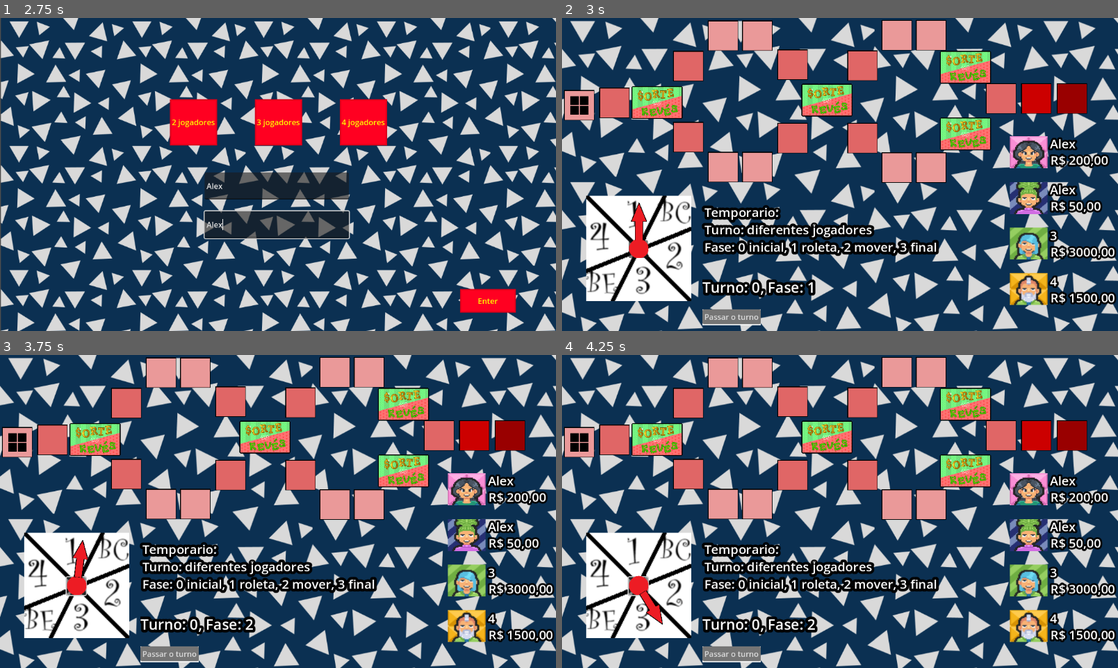
Above: before the commit, frames 1-4 (two rows, left to right).
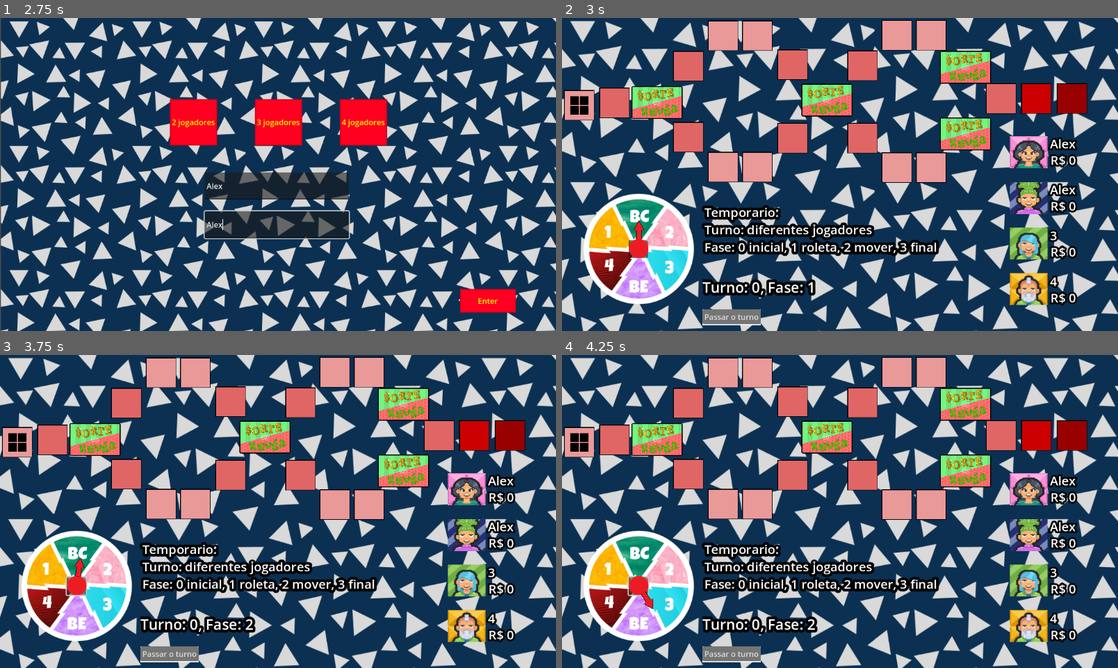
Above: after the commit, the same moments.

Repository: walo2/GameDev_ProjetoGeo
Game: Godot game, scene res://menu.tscn
Same seed, same stepped clock (60 frames per second), same inputs: the game is played once before the commit and once after it.
Inputs (mouse positions are in pixels of both pictures, inside the frame that each line leads up to):
- Up to frame 1 (2.75 s): click "INICIAR" at 0.5 s; click "2 jogadores" at 1.25 s; click (278, 187) at 2.02 s; type "Alex" at 2.1 s; click (278, 224) at 2.25 s; type "Alex" at 2.33 s
- Up to frame 2 (3 s): click "Enter" at 2.75 s
- Up to frame 3 (3.75 s): click (77, 586) at 3.52 s
- Up to frame 4 (4.25 s): no input

Frame 1 is identical in both runs. In frame 2, 6.2% of the frame differs, in the area x 3-100%, y 43-92%; in frame 3, 6.2%; in frame 4, 6.2%.

Commit message:
Correções no hud + organização dos Tiles em pasta

Diff:
--- a/Kapitalistik/MenuPlayers.gd
+++ b/Kapitalistik/MenuPlayers.gd
@@ -63,4 +63,4 @@
 
 
 func _on_enter_pressed():
-	get_tree().change_scene_to_file("res://tile_map.tscn")
+	get_tree().change_scene_to_file("res://Tiles/tile_map.tscn")
--- a/Kapitalistik/tile_basic.tscn
+++ b/Kapitalistik/Tiles/tile_basic.tscn
@@ -1,6 +1,6 @@
 [gd_scene load_steps=4 format=3 uid="uid://dymwkq732leqf"]
 
-[ext_resource type="Script" path="res://tile_basic.gd" id="1_i3ggq"]
+[ext_resource type="Script" path="res://Tiles/tile_basic.gd" id="1_i3ggq"]
 [ext_resource type="Material" uid="uid://dosn66orqwctd" path="res://outLine.tres" id="2_alpne"]
 
 [sub_resource type="RectangleShape2D" id="RectangleShape2D_kknlp"]
--- a/Kapitalistik/tile_map.tscn
+++ b/Kapitalistik/Tiles/tile_map.tscn
@@ -1,138 +1,138 @@
 [gd_scene load_steps=8 format=3 uid="uid://yh26grf534pi"]
 
-[ext_resource type="Script" path="res://tile_map.gd" id="1_ju23k"]
-[ext_resource type="PackedScene" uid="uid://dymwkq732leqf" path="res://tile_basic.tscn" id="2_ix8bo"]
-[ext_resource type="Script" path="res://TempPassTurn.gd" id="3_1mgao"]
-[ext_resource type="PackedScene" uid="uid://c6m3o6wg8xy8m" path="res://roleta.tscn" id="3_6dqb7"]
-[ext_resource type="PackedScene" uid="uid://4gf5qcq6dfva" path="res://hud.tscn" id="3_cv6os"]
-[ext_resource type="Texture2D" uid="uid://d1gst4cmw2dhq" path="res://Imgs/fundo.png" id="6_b3j5h"]
-[ext_resource type="PackedScene" uid="uid://canhksr8hack8" path="res://roleta2.tscn" id="6_ptkt8"]
+[ext_resource type="Script" path="res://Tiles/tile_map.gd" id="1_nj5ts"]
+[ext_resource type="PackedScene" uid="uid://dymwkq732leqf" path="res://Tiles/tile_basic.tscn" id="2_pbm8h"]
+[ext_resource type="PackedScene" uid="uid://4gf5qcq6dfva" path="res://hud.tscn" id="3_stf5x"]
+[ext_resource type="Script" path="res://TempPassTurn.gd" id="4_2uueb"]
+[ext_resource type="PackedScene" uid="uid://c6m3o6wg8xy8m" path="res://roleta.tscn" id="5_mdded"]
+[ext_resource type="PackedScene" uid="uid://canhksr8hack8" path="res://roleta2.tscn" id="6_537qa"]
+[ext_resource type="Texture2D" uid="uid://d1gst4cmw2dhq" path="res://Imgs/fundo.png" id="7_11wgl"]
 
 [node name="Main" type="Node2D"]
-script = ExtResource("1_ju23k")
+script = ExtResource("1_nj5ts")
 
 [node name="Tiles" type="Node2D" parent="."]
 
-[node name="Tile 01" parent="Tiles" instance=ExtResource("2_ix8bo")]
+[node name="Tile 01" parent="Tiles" instance=ExtResource("2_pbm8h")]
 position = Vector2(36, 181)
 colorTile = Color(0.917647, 0.6, 0.6, 1)
 idNumero = 1
 
-[node name="Tile 02" parent="Tiles" instance=ExtResource("2_ix8bo")]
+[node name="Tile 02" parent="Tiles" instance=ExtResource("2_pbm8h")]
 position = Vector2(109, 176)
 colorTile = Color(0.878431, 0.4, 0.4, 1)
 idNumero = 2
 
-[node name="Tile 03" parent="Tiles" instance=ExtResource("2_ix8bo")]
+[node name="Tile 03" parent="Tiles" instance=ExtResource("2_pbm8h")]
 position = Vector2(197, 175)
 colorTile = Color(1, 0, 0, 1)
 idNumero = 3
 
-[node name="Tile 04D" parent="Tiles" instance=ExtResource("2_ix8bo")]
+[node name="Tile 04D" parent="Tiles" instance=ExtResource("2_pbm8h")]
 position = Vector2(262, 100)
 colorTile = Color(0.878431, 0.4, 0.4, 1)
 idNumero = 4
 
-[node name="Tile 05D" parent="Tiles" instance=ExtResource("2_ix8bo")]
+[node name="Tile 05D" parent="Tiles" instance=ExtResource("2_pbm8h")]
 position = Vector2(334, 37)
 colorTile = Color(0.917647, 0.6, 0.6, 1)
 idNumero = 5
 
-[node name="Tile 06D" parent="Tiles" instance=ExtResource("2_ix8bo")]
+[node name="Tile 06D" parent="Tiles" instance=ExtResource("2_pbm8h")]
 position = Vector2(405, 37)
 colorTile = Color(0.917647, 0.6, 0.6, 1)
 idNumero = 6
 
-[node name="Tile 07D" parent="Tiles" instance=ExtResource("2_ix8bo")]
+[node name="Tile 07D" parent="Tiles" instance=ExtResource("2_pbm8h")]
 position = Vector2(478, 97)
 colorTile = Color(0.878431, 0.4, 0.4, 1)
 idNumero = 7
 
-[node name="Tile 04F" parent="Tiles" instance=ExtResource("2_ix8bo")]
+[node name="Tile 04F" parent="Tiles" instance=ExtResource("2_pbm8h")]
 position = Vector2(262, 247)
 colorTile = Color(0.878431, 0.4, 0.4, 1)
 idNumero = 4
 
-[node name="Tile 05F" parent="Tiles" instance=ExtResource("2_ix8bo")]
+[node name="Tile 05F" parent="Tiles" instance=ExtResource("2_pbm8h")]
 position = Vector2(334, 309)
 colorTile = Color(0.917647, 0.6, 0.6, 1)
 idNumero = 5
 
-[node name="Tile 06F" parent="Tiles" instance=ExtResource("2_ix8bo")]
+[node name="Tile 06F" parent="Tiles" instance=ExtResource("2_pbm8h")]
 position = Vector2(405, 309)
 colorTile = Color(0.917647, 0.6, 0.6, 1)
 idNumero = 6
 
-[node name="Tile 07F" parent="Tiles" instance=ExtResource("2_ix8bo")]
+[node name="Tile 07F" parent="Tiles" instance=ExtResource("2_pbm8h")]
 position = Vector2(478, 249)
 colorTile = Color(0.878431, 0.4, 0.4, 1)
 idNumero = 7
 
-[node name="Tile 08" parent="Tiles" instance=ExtResource("2_ix8bo")]
+[node name="Tile 08" parent="Tiles" instance=ExtResource("2_pbm8h")]
 position = Vector2(549, 170)
 colorTile = Color(1, 0, 0, 1)
 idNumero = 8
 
-[node name="Tile 09D" parent="Tiles" instance=ExtResource("2_ix8bo")]
+[node name="Tile 09D" parent="Tiles" instance=ExtResource("2_pbm8h")]
 position = Vector2(623, 249)
 colorTile = Color(0.878431, 0.4, 0.4, 1)
 idNumero = 9
 
-[node name="Tile 10D" parent="Tiles" instance=ExtResource("2_ix8bo")]
+[node name="Tile 10D" parent="Tiles" instance=ExtResource("2_pbm8h")]
 position = Vector2(694, 310)
 colorTile = Color(0.917647, 0.6, 0.6, 1)
 idNumero = 10
 
-[node name="Tile 11D" parent="Tiles" instance=ExtResource("2_ix8bo")]
+[node name="Tile 11D" parent="Tiles" instance=ExtResource("2_pbm8h")]
 position = Vector2(765, 310)
 colorTile = Color(0.917647, 0.6, 0.6, 1)
 idNumero = 11
 
-[node name="Tile 12D" parent="Tiles" instance=ExtResource("2_ix8bo")]
+[node name="Tile 12D" parent="Tiles" instance=ExtResource("2_pbm8h")]
 position = Vector2(836, 240)
 colorTile = Color(1, 0, 0, 1)
 idNumero = 12
 
-[node name="Tile 09F" parent="Tiles" instance=ExtResource("2_ix8bo")]
+[node name="Tile 09F" parent="Tiles" instance=ExtResource("2_pbm8h")]
 position = Vector2(623, 99)
 colorTile = Color(0.878431, 0.4, 0.4, 1)
 idNumero = 9
 
-[node name="Tile 10F" parent="Tiles" instance=ExtResource("2_ix8bo")]
+[node name="Tile 10F" parent="Tiles" instance=ExtResource("2_pbm8h")]
 position = Vector2(694, 36)
 colorTile = Color(0.917647, 0.6, 0.6, 1)
 idNumero = 10
 
-[node name="Tile 11F" parent="Tiles" instance=ExtResource("2_ix8bo")]
+[node name="Tile 11F" parent="Tiles" instance=ExtResource("2_pbm8h")]
 position = Vector2(765, 36)
 colorTile = Color(0.917647, 0.6, 0.6, 1)
 idNumero = 11
 
-[node name="Tile 12F" parent="Tiles" instance=ExtResource("2_ix8bo")]
+[node name="Tile 12F" parent="Tiles" instance=ExtResource("2_pbm8h")]
 position = Vector2(836, 102)
 colorTile = Color(1, 0, 0, 1)
 idNumero = 12
 
-[node name="Tile 13" parent="Tiles" instance=ExtResource("2_ix8bo")]
+[node name="Tile 13" parent="Tiles" instance=ExtResource("2_pbm8h")]
 position = Vector2(910, 167)
 colorTile = Color(0.878431, 0.4, 0.4, 1)
 idNumero = 13
 
-[node name="Tile 14" parent="Tiles" instance=ExtResource("2_ix8bo")]
+[node name="Tile 14" parent="Tiles" instance=ExtResource("2_pbm8h")]
 position = Vector2(983, 167)
 colorTile = Color(0.8, 0, 0, 1)
 idNumero = 14
 
-[node name="Tile 15" parent="Tiles" instance=ExtResource("2_ix8bo")]
+[node name="Tile 15" parent="Tiles" instance=ExtResource("2_pbm8h")]
 position = Vector2(1057, 167)
 colorTile = Color(0.6, 0, 0, 1)
 idNumero = 15
 
-[node name="HUD" parent="." instance=ExtResource("3_cv6os")]
+[node name="HUD" parent="." instance=ExtResource("3_stf5x")]
 
 [node name="TempPassTurn" type="Node2D" parent="."]
 position = Vector2(291, 603)
-script = ExtResource("3_1mgao")
+script = ExtResource("4_2uueb")
 
 [node name="ColorRect" type="ColorRect" parent="TempPassTurn"]
 offset_right = 121.0
--- a/Kapitalistik/hud.gd
+++ b/Kapitalistik/hud.gd
@@ -18,9 +18,16 @@
 		holder[i].visible = true
 
 	$VBoxContainer/Holder/User.text = GlobalData.player_names[0]
+	$VBoxContainer/Holder/Saldo.text = "R$ " + str(GlobalData.player_money[0])
+
 	$VBoxContainer/Holder2/User.text = GlobalData.player_names[1]
+	$VBoxContainer/Holder2/Saldo.text = "R$ " + str(GlobalData.player_money[1])
+
 	$VBoxContainer/Holder3/User.text = GlobalData.player_names[2]
+	$VBoxContainer/Holder3/Saldo.text = "R$ " + str(GlobalData.player_money[2])
+
 	$VBoxContainer/Holder4/User.text = GlobalData.player_names[3]
+	$VBoxContainer/Holder4/Saldo.text = "R$ " + str(GlobalData.player_money[3])
 
 
 # Called every frame. 'delta' is the elapsed time since the previous frame.
--- a/Kapitalistik/roleta.tscn
+++ b/Kapitalistik/roleta.tscn
@@ -1,6 +1,6 @@
 [gd_scene load_steps=5 format=3 uid="uid://c6m3o6wg8xy8m"]
 
-[ext_resource type="Texture2D" uid="uid://cy3o1m5uke2iu" path="res://Imgs/RoletaTemp.png" id="2_xr44w"]
+[ext_resource type="Texture2D" uid="uid://480fhpn2fjyu" path="res://Imgs/roleta1.png" id="1_fcv45"]
 [ext_resource type="Texture2D" uid="uid://bc3jmjh08ws02" path="res://Imgs/SetaTemp.png" id="3_lbenc"]
 [ext_resource type="Texture2D" uid="uid://br0fjvamsyuwg" path="res://Imgs/botaoTemp.png" id="3_rxmkt"]
 
@@ -74,8 +74,8 @@
 script = SubResource("GDScript_oly7v")
 
 [node name="Fundo" type="Sprite2D" parent="."]
-scale = Vector2(1.2, 1.2)
-texture = ExtResource("2_xr44w")
+scale = Vector2(0.8, 0.8)
+texture = ExtResource("1_fcv45")
 
 [node name="Button" type="Button" parent="."]
 offset_left = -14.0
--- a/Kapitalistik/roleta2.tscn
+++ b/Kapitalistik/roleta2.tscn
@@ -1,16 +1,17 @@
 [gd_scene load_steps=5 format=3 uid="uid://canhksr8hack8"]
 
 [ext_resource type="Script" path="res://roleta_2.gd" id="1_p68mi"]
-[ext_resource type="Texture2D" uid="uid://xeik52nuyosb" path="res://Imgs/RoletaTemp2.png" id="2_5g7ed"]
+[ext_resource type="Texture2D" uid="uid://00q40i8fyl02" path="res://Imgs/roleta2.png" id="2_bq8es"]
 [ext_resource type="Texture2D" uid="uid://br0fjvamsyuwg" path="res://Imgs/botaoTemp.png" id="3_hdodb"]
 [ext_resource type="Texture2D" uid="uid://bc3jmjh08ws02" path="res://Imgs/SetaTemp.png" id="4_td6gt"]
 
 [node name="Roleta2" type="Node2D"]
+position = Vector2(133, 131)
 script = ExtResource("1_p68mi")
 
 [node name="Fundo" type="Sprite2D" parent="."]
-scale = Vector2(1.7, 1.7)
-texture = ExtResource("2_5g7ed")
+scale = Vector2(0.8, 0.8)
+texture = ExtResource("2_bq8es")
 
 [node name="Button" type="Button" parent="."]
 offset_left = -21.0
@@ -18,6 +19,7 @@
 offset_right = 19.0
 offset_bottom = 20.0
 icon_alignment = 1
+metadata/_edit_use_anchors_ = true
 
 [node name="Sprite2D" type="Sprite2D" parent="Button"]
 position = Vector2(21, 17)
@@ -27,8 +29,8 @@
 [node name="Seta" type="Node2D" parent="."]
 
 [node name="SetaSprite" type="Sprite2D" parent="Seta"]
-position = Vector2(0, -56)
-scale = Vector2(0.3, 0.134)
+position = Vector2(0, -38.258)
+scale = Vector2(0.2, 0.0671049)
 texture = ExtResource("4_td6gt")
 
 [connection signal="pressed" from="Button" to="." method="_on_button_pressed"]
--- a/Kapitalistik/singleton/global_data.gd
+++ b/Kapitalistik/singleton/global_data.gd
@@ -2,6 +2,7 @@
 
 @export var num_players = 2
 @export var player_names = ["1", "2", "3", "4"]
+@export var player_money = [0, 0, 0, 0]
 
 # Called when the node enters the scene tree for the first time.
 func _ready():
Binary file added: Kapitalistik/Imgs/roleta1.png
Not shown, added: Kapitalistik/Imgs/roleta1.png.import
Binary file added: Kapitalistik/Imgs/roleta2.png
Not shown, added: Kapitalistik/Imgs/roleta2.png.import
Renamed: Kapitalistik/Tiles.gd -> Kapitalistik/Tiles/Tiles.gd
Renamed: Kapitalistik/tile_basic.gd -> Kapitalistik/Tiles/tile_basic.gd
Renamed: Kapitalistik/tile_basic.gdshader -> Kapitalistik/Tiles/tile_basic.gdshader
Renamed: Kapitalistik/tile_map.gd -> Kapitalistik/Tiles/tile_map.gd
Not shown: 1 places in Kapitalistik/Tiles/tile_map.tscn that only renumber resources
